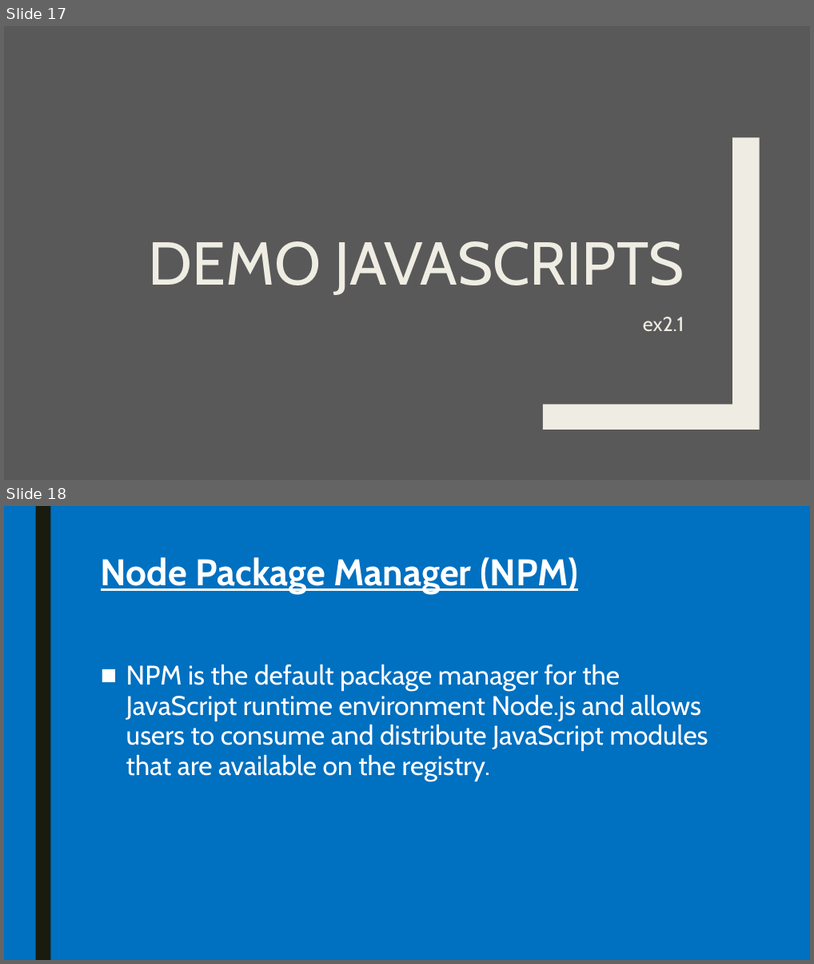
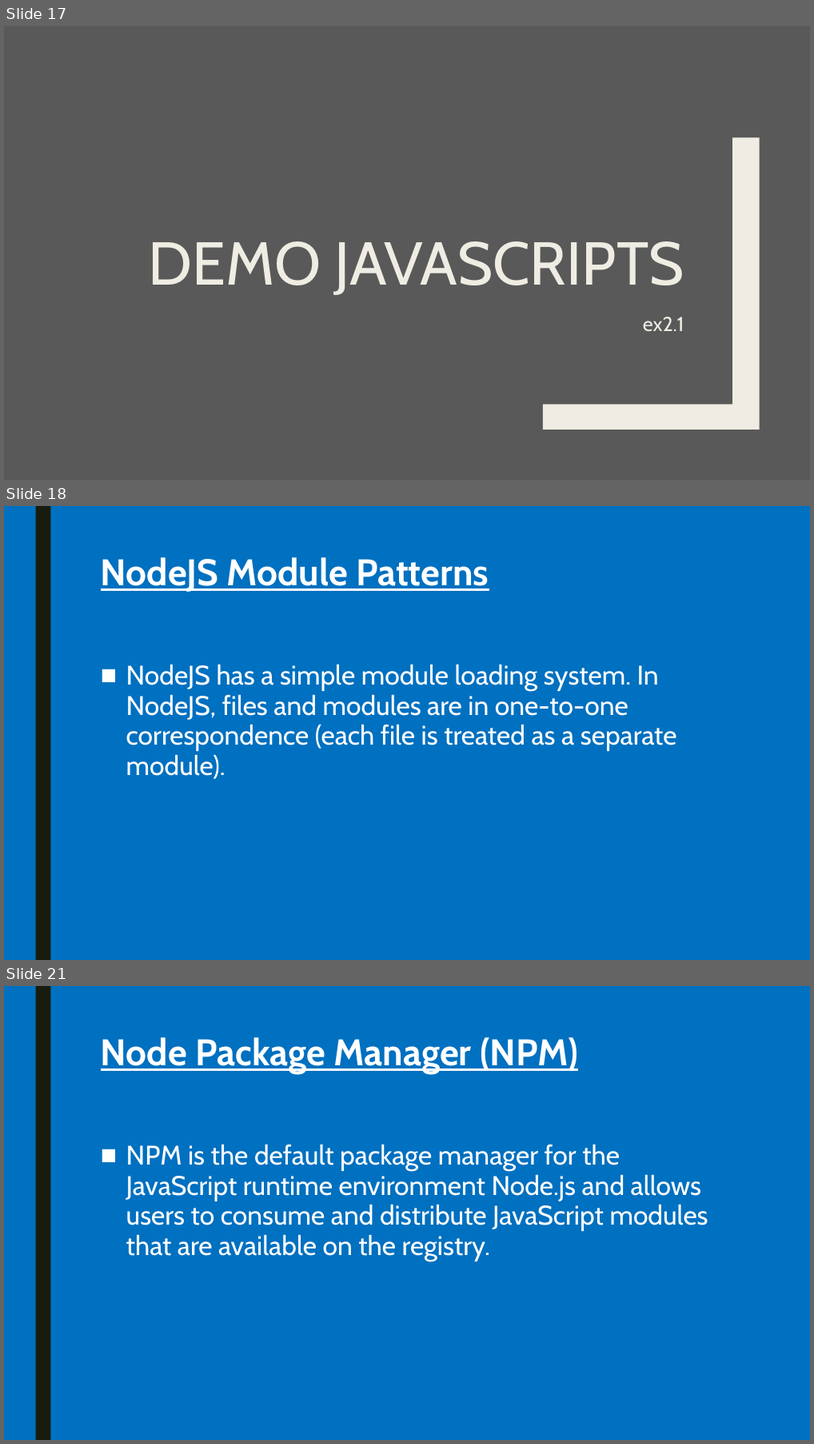
Before and after one commit to pkyurkchiev/mean-stack, a slide deck: presentations/nodeJS.pptx. Shown one above the other, each under a label of ours: slides 17 and 18 before the commit, slides 17, 18 and 21 after it; the slides between them are not shown. The pictures are 814x964 and 814x1444 pixels, drawn with LibreOffice and Linux fonts; fonts in the diff are those of the drawing. Boxes give left, top, right and bottom in pixels: in the first picture for what was removed or moved away, otherwise in the second. Text is boxed around its words. In the diff, an @@ line names an element or a change of style, - is before the commit and + after.

```diff
--- a/presentations/nodeJS.pptx
+++ b/presentations/nodeJS.pptx
@@ slide 18 added at (4,506,810,960), background #0070C0; not listed: 1 template element that a slide beside it also shows @@
@@ title added at (101,557,489,592), 44 pt, text #FFFFFF, bold, underline @@
+NodeJS Module Patterns
@@ text added at (126,664,678,779), 32 pt, text #FFFFFF @@
+■ NodeJS has a simple module loading system. In NodeJS, files and modules are in one-to-one correspondence (each file is treated as a separate module).
@@ what was slide 18 is now slide 21 @@
```
Also in this commit, not shown: 2 other slides added, 2 other files.
